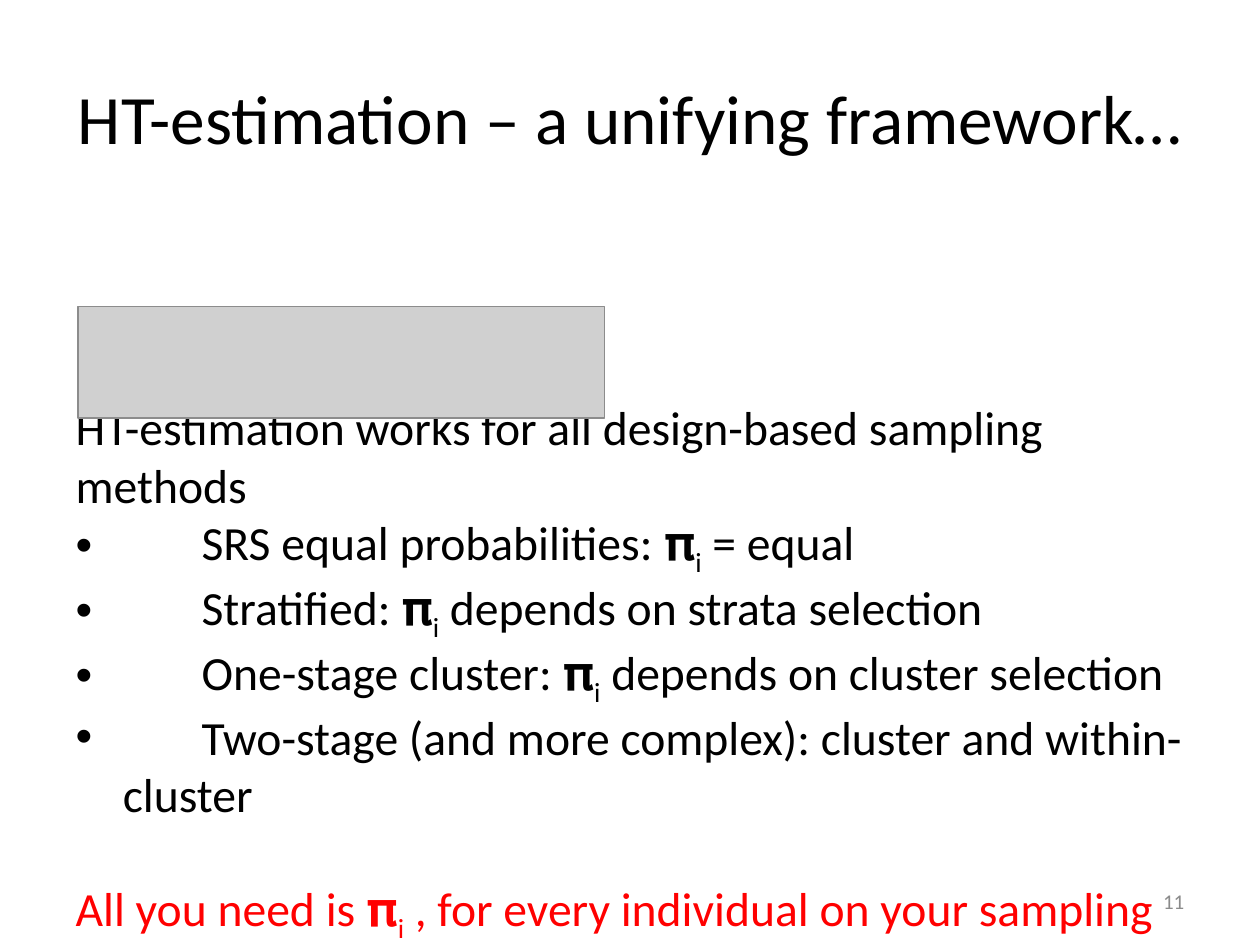
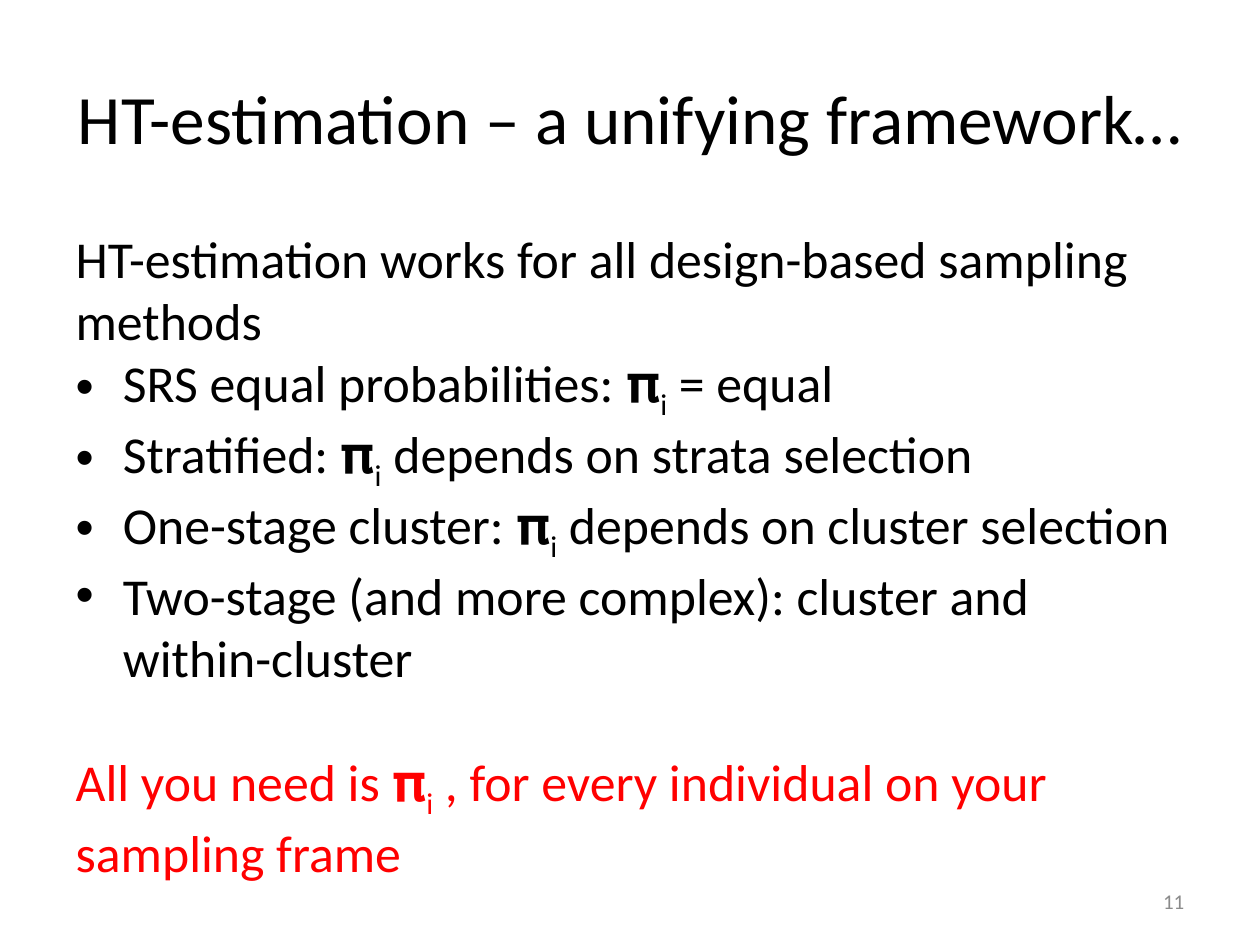
Before and after one commit to peterlugtig/peterlugtig.github.io, a slide deck: slide 11 of static/files/SDA/week6/lecture_week_6.pptx. Drawn at 1260x945 pixels with LibreOffice and Linux fonts; fonts in the diff are those of the drawing; grey boxes stand for pictures. Boxes give left, top, right and bottom in pixels: in the first picture for what was removed or moved away, otherwise in the second. Text is boxed around its words. In the diff, an @@ line names an element or a change of style, - is before the commit and + after.

```diff
--- a/static/files/SDA/week6/lecture_week_6.pptx
+++ b/static/files/SDA/week6/lecture_week_6.pptx
@@ text "HT-estimation works for all design-based ..." at box(76, 242, 1169, 810): size 27.2 to 29.6 pt @@
@@ picture removed at box(78, 306, 605, 417) @@
```
Also in this commit, not shown: 5 other slides changed, 1 slide removed, 27 other files.
